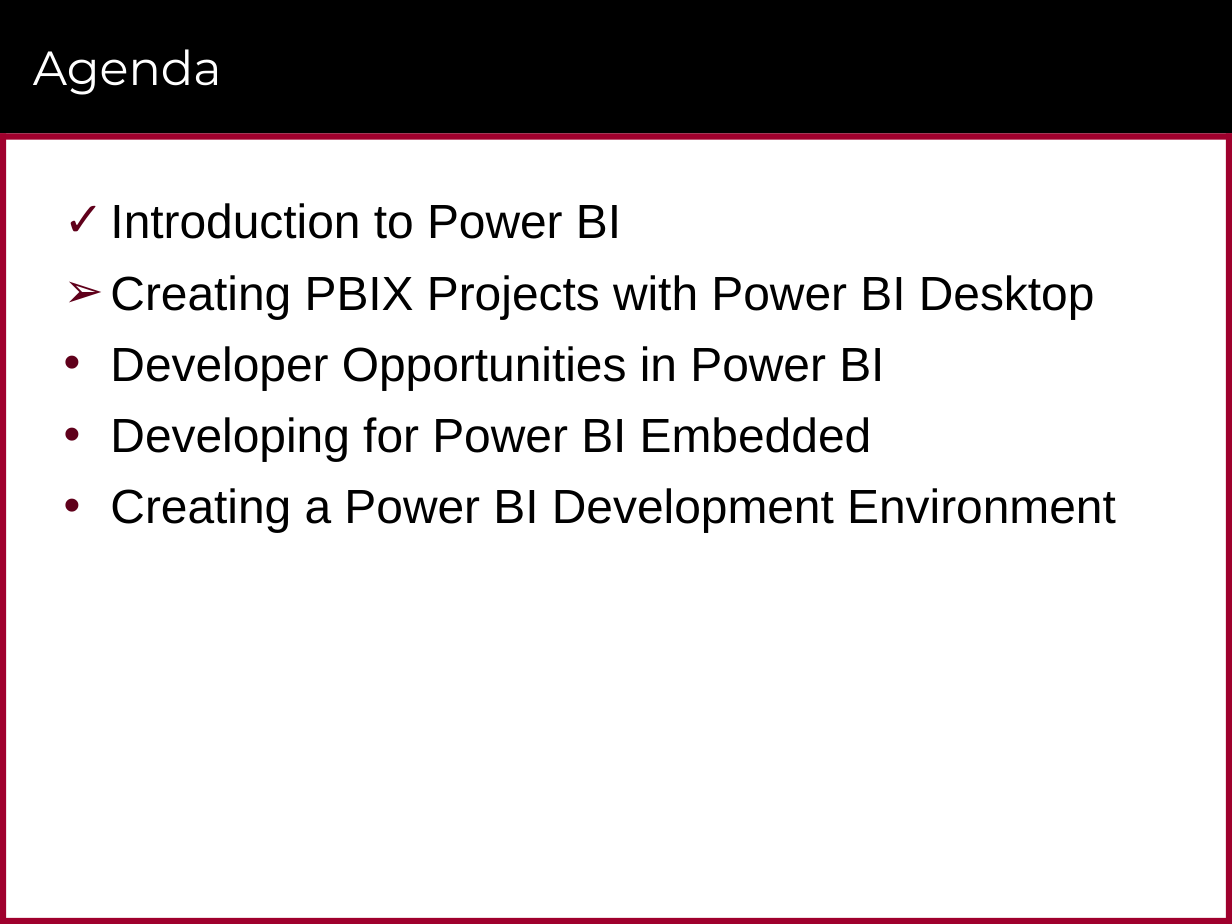
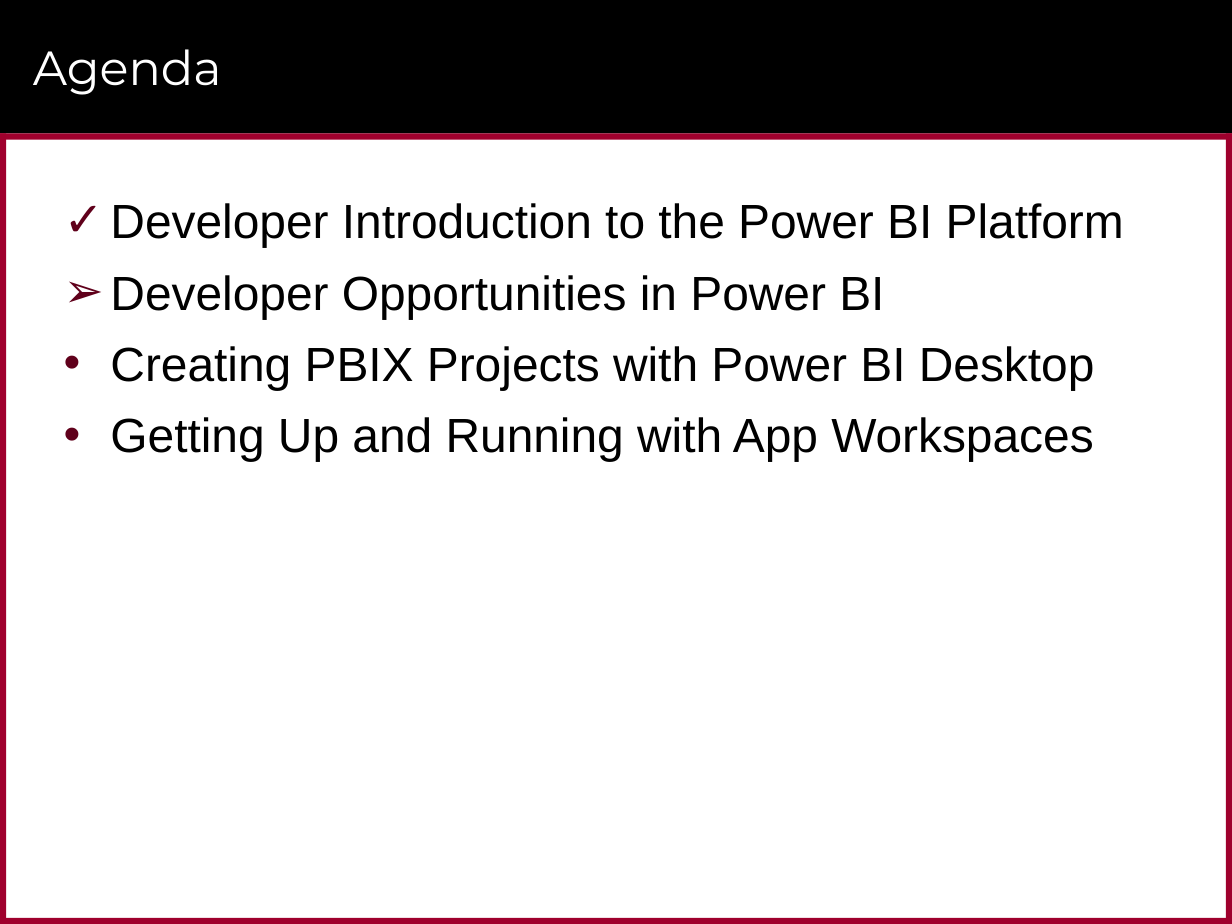
Before and after one commit to CriticalPathTraining/DevInADay, a slide deck: slide 18 of Modules/01_Intro/slides.pptx (slide 19 before the commit). Drawn at 1232x924 pixels with LibreOffice and Linux fonts; fonts in the diff are those of the drawing; background and template pictures are left out. Boxes give left, top, right and bottom in pixels: in the first picture for what was removed or moved away, otherwise in the second. Text is boxed around its words. In the diff, an @@ line names an element or a change of style, - is before the commit and + after.

```diff
--- a/Modules/01_Intro/slides.pptx
+++ b/Modules/01_Intro/slides.pptx
@@ text at [110,203,1124,319]: text changed @@
-✓ Introduction to Power BI
+✓ Developer Introduction to the Power BI Platform
+➢ Developer Opportunities in Power BI
@@ text at [110,346,1095,390]: bullet ➢ to • @@
@@ text at [110,417,1093,461]: text changed @@
-• Developer Opportunities in Power BI
-• Developing for Power BI Embedded
-• Creating a Power BI Development Environment
+• Getting Up and Running with App Workspaces
```
Also in this commit, not shown: 12 other slides changed, 2 slides added, 14 slides removed, 12 other files.
